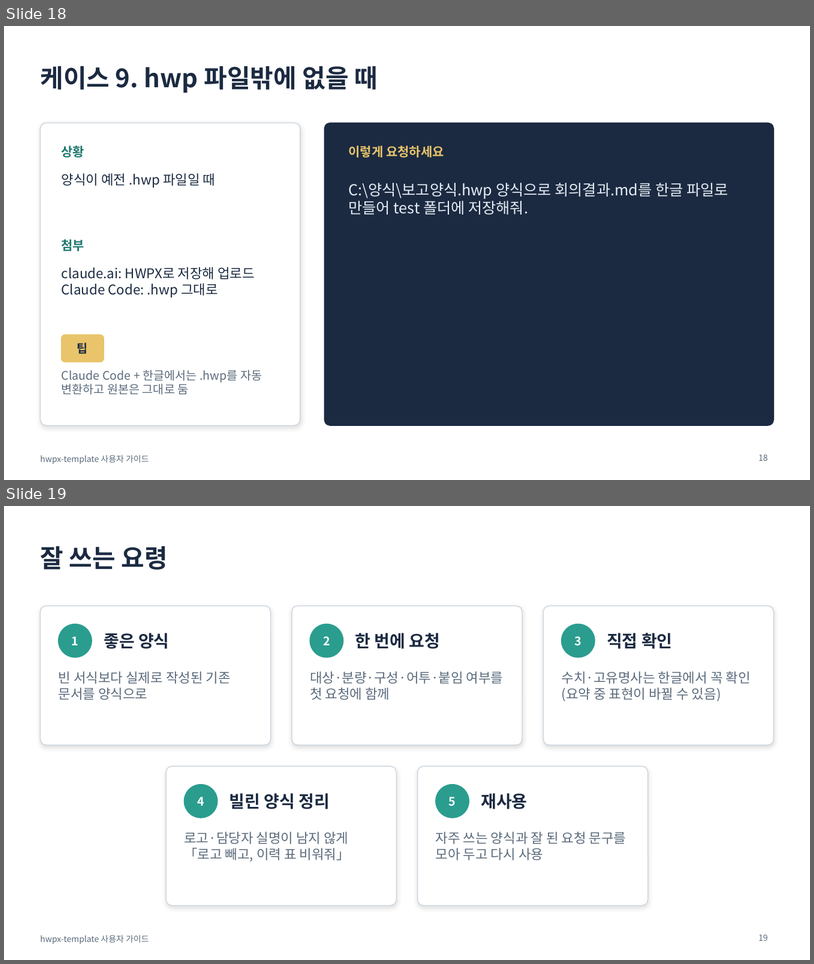
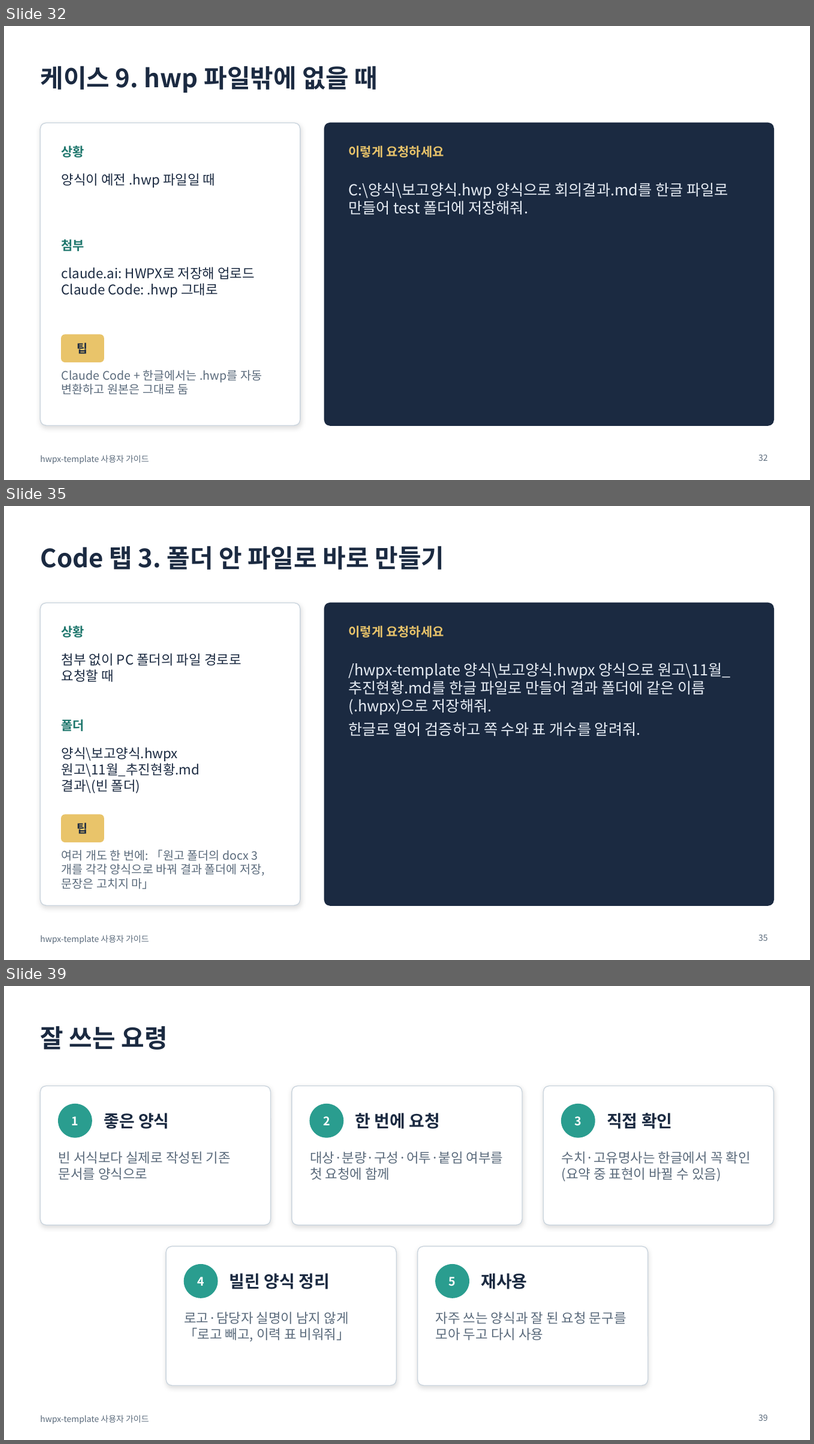
Before and after one commit to emilyJ7/hwpx-template-public, a slide deck: docs/사용자가이드.pptx. Shown one above the other, each under a label of ours: slides 18 and 19 before the commit, slides 32, 35 and 39 after it; the slides between them are not shown. The pictures are 814x964 and 814x1444 pixels, drawn with LibreOffice and Linux fonts; fonts in the diff are those of the drawing. Boxes give left, top, right and bottom in pixels: in the first picture for what was removed or moved away, otherwise in the second. Text is boxed around its words. In the diff, an @@ line names an element or a change of style, - is before the commit and + after.

```diff
--- a/docs/사용자가이드.pptx
+++ b/docs/사용자가이드.pptx
@@ slide 35 added at [4, 506, 810, 960], background #FFFFFF; not listed: 1 template element that a slide beside it also shows @@
@@ title added at [40, 546, 445, 570], 30 pt, text #1B2A41, bold @@
+Code 탭 3. 폴더 안 파일로 바로 만들기
@@ rounded rectangle added at [40, 603, 300, 905], fill #FFFFFF, outline #CBD5DE 1 pt @@
@@ rounded rectangle added at [324, 603, 774, 905], fill #1B2A41, outline #1B2A41 1 pt @@
@@ text added at [62, 625, 85, 637], 15 pt, text #1F776D, bold @@
+상황
@@ text added at [349, 625, 444, 637], 15 pt, text #E9C46A, bold @@
+이렇게 요청하세요
@@ text added at [62, 653, 242, 682], 16 pt, text #1B2A41 @@
+첨부 없이 PC 폴더의 파일 경로로 요청할 때
@@ text added at [349, 663, 731, 736], 18 pt, text #E6ECF4 @@
+/hwpx-template 양식\보고양식.hwpx 양식으로 원고\11월_추진현황.md를 한글 파일로 만들어 결과 폴더에 같은 이름(.hwpx)으로 저장해줘.
+한글로 열어 검증하고 쪽 수와 표 개수를 알려줘.
@@ text added at [62, 719, 85, 731], 15 pt, text #1F776D, bold @@
+폴더
@@ text added at [62, 747, 200, 793], 16 pt, text #1B2A41 @@
+양식\보고양식.hwpx
+원고\11월_추진현황.md
+결과\(빈 폴더)
@@ rounded rectangle added at [62, 814, 104, 842], fill #E9C46A, outline #E9C46A 1 pt @@
@@ text added at [77, 822, 88, 834], 14 pt, text #1B2A41, bold @@
+팁
@@ text added at [62, 849, 265, 889], 14 pt, text #5B6B7C @@
+여러 개도 한 번에: 「원고 폴더의 docx 3개를 각각 양식으로 바꿔 결과 폴더에 저장, 문장은 고치지 마」
@@ page number added at [759, 934, 768, 940], 10 pt, text #5B6B7C @@
+35
@@ what was slide 18 is now slide 32 @@
@@ page number at [759, 454, 768, 460]: text changed @@
-18
+32
@@ what was slide 19 is now slide 39 @@
@@ page number at [759, 1414, 768, 1420]: text changed @@
-19
+39
```
Also in this commit, not shown: 3 slides changed, 19 other slides added, 23 other files.
